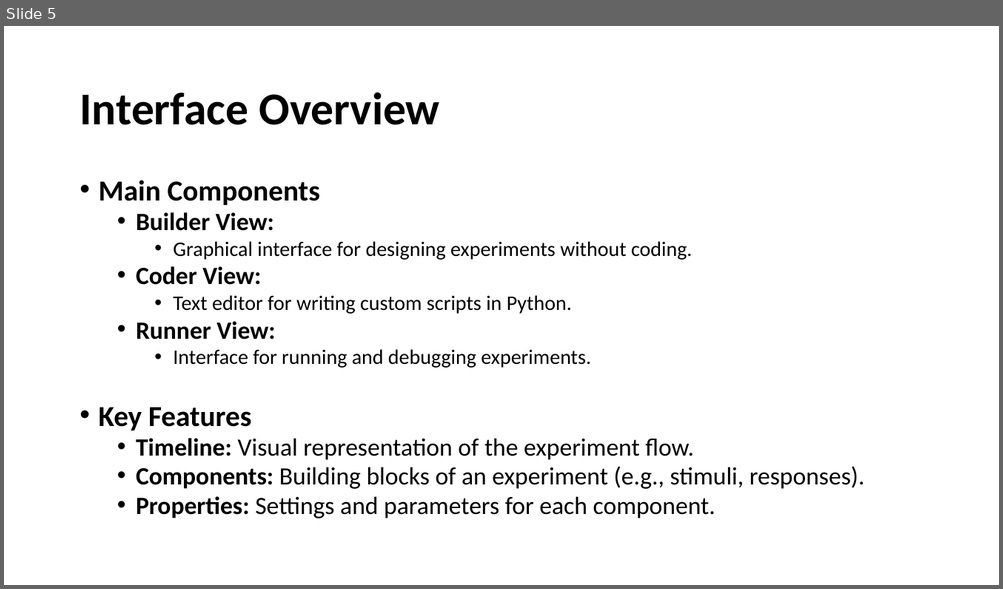
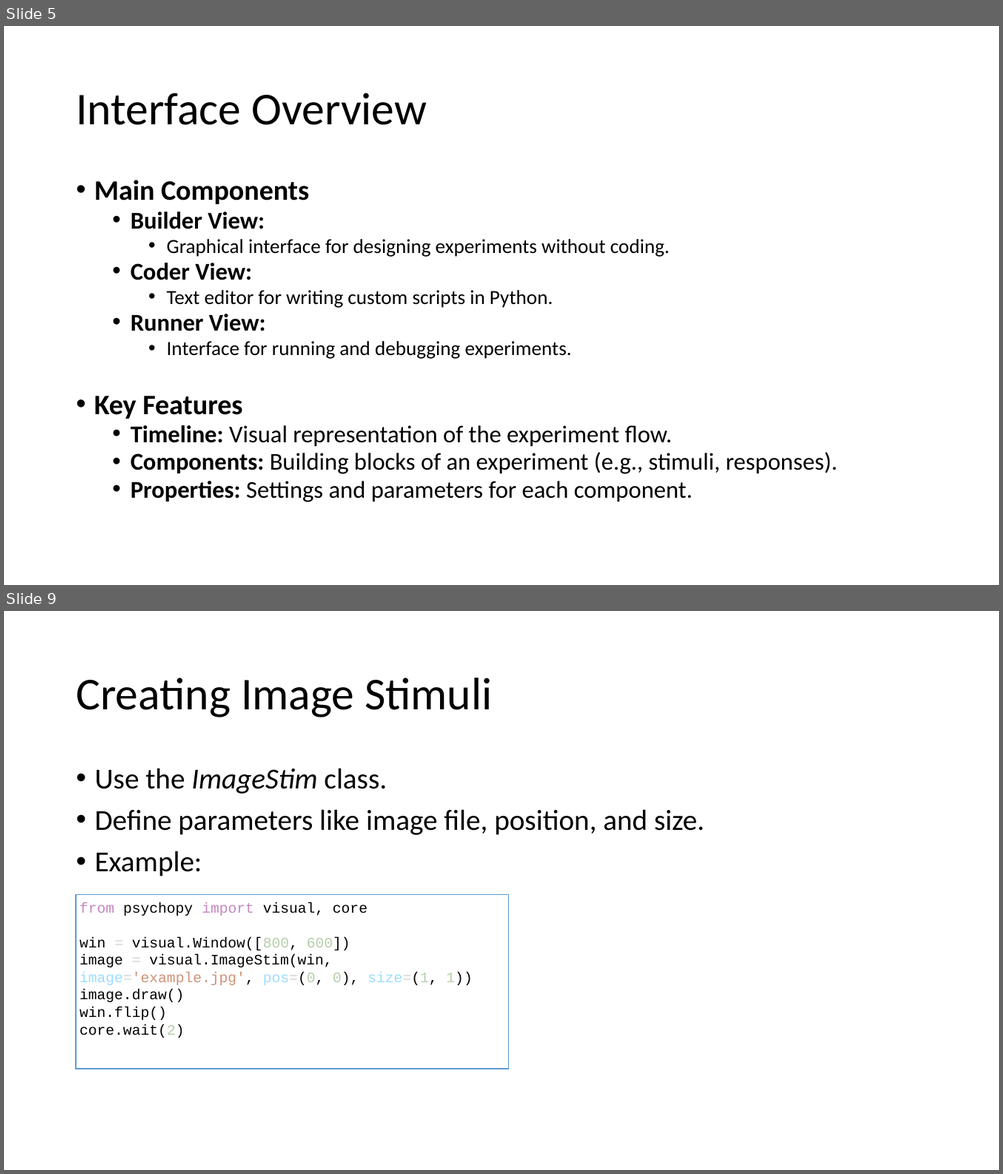
Before and after one commit to caggursoy/PsychoPy-Intro-Course, a slide deck: intro-psychopy/part2.pptx. Shown one above the other, each under a label of ours: slide 5 before the commit, slides 5 and 9 after it; the slides between them are not shown. The pictures are 1003x589 and 1003x1174 pixels, drawn with LibreOffice and Linux fonts; fonts in the diff are those of the drawing. Boxes give left, top, right and bottom in pixels: in the first picture for what was removed or moved away, otherwise in the second. Text is boxed around its words. In the diff, an @@ line names an element or a change of style, - is before the commit and + after.

```diff
--- a/intro-psychopy/part2.pptx
+++ b/intro-psychopy/part2.pptx
@@ slide 9 added at (4, 611, 999, 1170), background #FFFFFF @@
@@ title added at (76, 678, 492, 718), 44 pt, text #000000 @@
+Creating Image Stimuli
@@ text added at (95, 768, 704, 877), 28 pt, text #000000 @@
+• Use the ImageStim class.
+• Define parameters like image file, position, and size.
+• Example:
@@ rectangle added at (76, 895, 509, 1070), fill #FFFFFF, outline #5B9BD5 1 pt, 14 pt, text #000000 @@
+from psychopy import visual, core
+win = visual.Window([800, 600])
+image = visual.ImageStim(win, image='example.jpg', pos=(0, 0), size=(1, 1))
+image.draw()
+win.flip()
+core.wait(2)
@@ slide 5 changed as well @@
@@ title "Interface Overview" at (76, 93, 427, 125): bold off @@
@@ text "Main Components" at (94, 180, 837, 503): size 28 to 27.2 pt in "Main Components", "Key Features"; size 24 to 23.3 pt in "Builder View:", "Coder View:", "Runner View:", "Timeline: Visual representation of the experiment flow." and 2 more places; size 20 to 19.4 pt in "Graphical interface for designing experiments without coding ...", "Text editor for writing custom scripts in ...", "Interface for running and debugging experiments."; indent changed; line spacing 0.8 to 0.81; less space between paragraphs @@
```
Also in this commit, not shown: 6 other slides changed, 12 other slides added, 1 other file.
